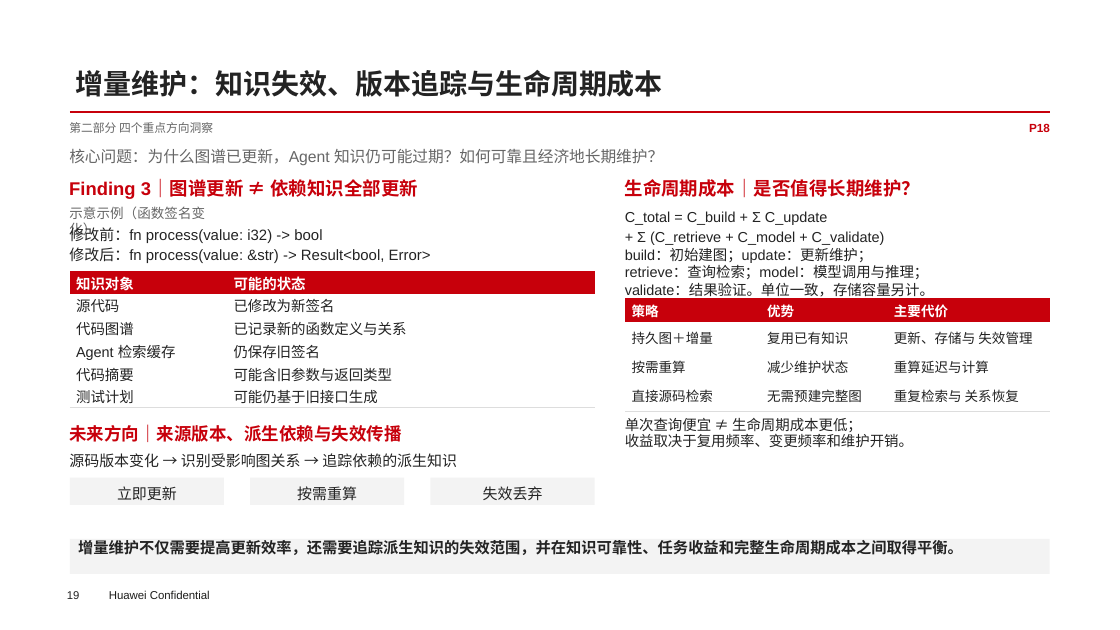
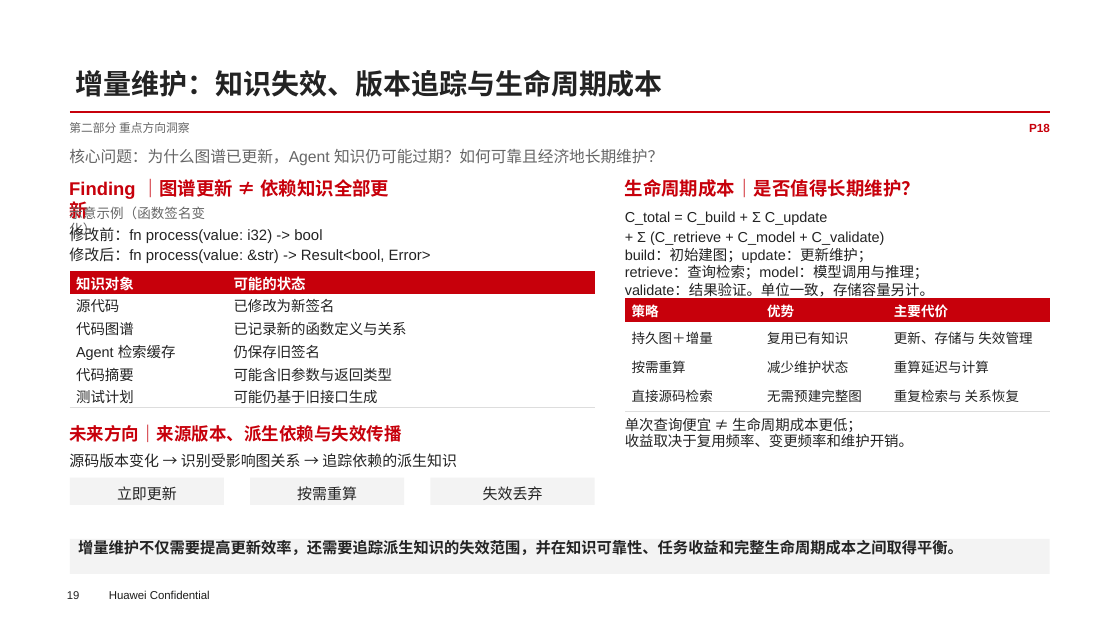
Before and after one commit to ichab/rk8s, a slide deck: slide 17 of 面向Agent软件工程的知识图谱研究综述与技术洞察.pptx. Drawn at 1120x630 pixels with LibreOffice and Linux fonts; fonts in the diff are those of the drawing; background and template pictures are left out. Boxes give left, top, right and bottom in pixels: in the first picture for what was removed or moved away, otherwise in the second. Text is boxed around its words. In the diff, an @@ line names an element or a change of style, - is before the commit and + after.

```diff
--- a/面向Agent软件工程的知识图谱研究综述与技术洞察.pptx
+++ b/面向Agent软件工程的知识图谱研究综述与技术洞察.pptx
@@ text at (69, 122, 189, 133): text changed @@
-第二部分 四个重点方向洞察
+第二部分 重点方向洞察
@@ text at (69, 179, 389, 199): text changed @@
-Finding 3｜图谱更新 ≠ 依赖知识全部更新
+Finding ｜图谱更新 ≠ 依赖知识全部更新
```
Also in this commit, not shown: 15 other slides changed.
